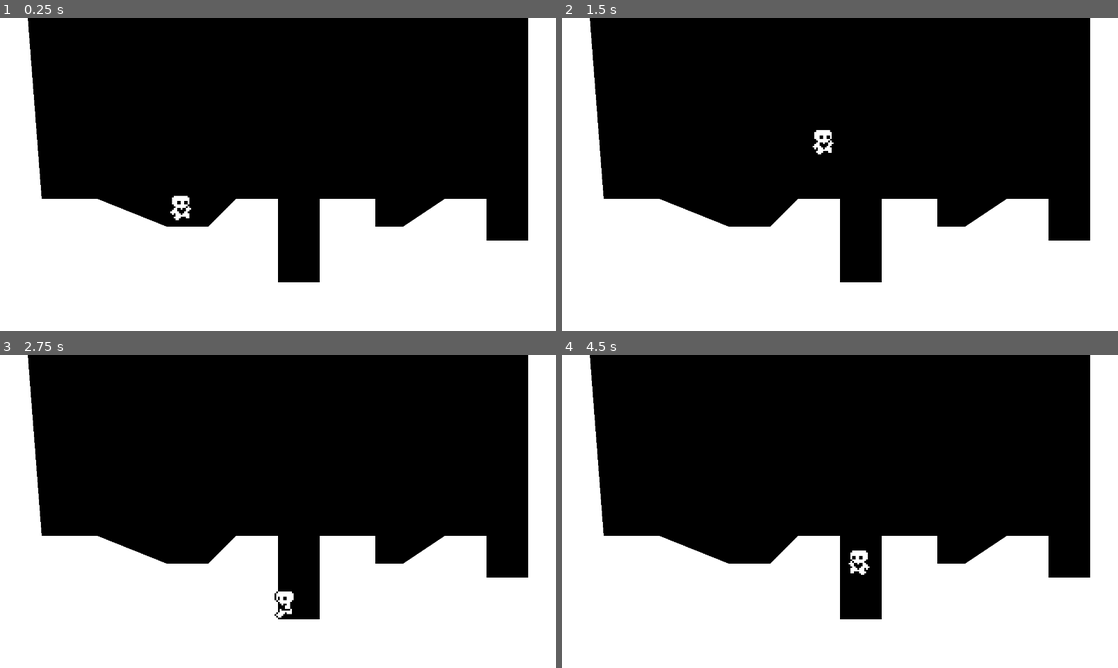
Above: before the commit, frames 1-4 (two rows, left to right).
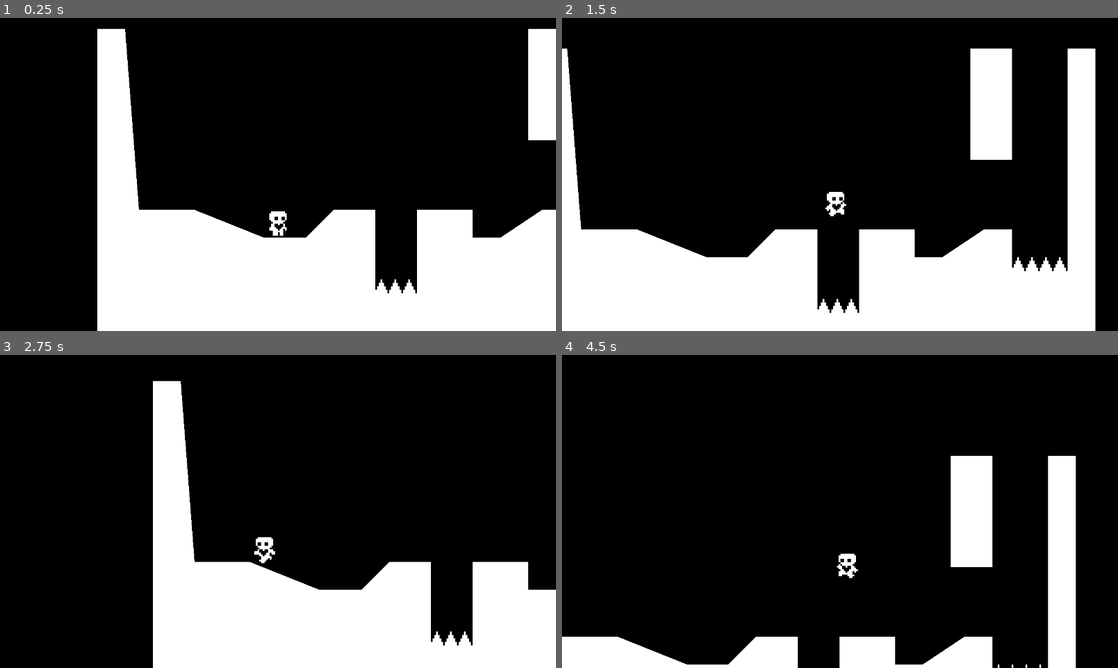
Above: after the commit, the same moments.

Repository: osake/heartbeast-g-4-platformer-tutorial
Game: Godot game, scene res://world.tscn
The game is run twice, just before and just after one commit, with the same random seed, the same clock (stepped at 60 frames per second) and the same inputs.
Inputs:
- Up to frame 1 (0.25 s): no input
- Up to frame 2 (1.5 s): tap Enter (ui_accept) at 0.5 s; hold Right (ui_right) from 0.53 s (still down); tap Space (jump) at 0.6, 0.77, 1.07, 1.35 s
- Up to frame 3 (2.75 s): tap Space (jump) at 1.52, 1.82, 2.1 s; release Right (ui_right) at 2.03 s; hold Left (ui_left) from 2.03 s (still down)
- Up to frame 4 (4.5 s): release Left (ui_left) at 2.78 s; hold Right (ui_right) 2.78-4.28 s; tap Space (jump) at 2.85, 3.02, 3.32, 3.6, 3.77, 4.07, 4.35 s; hold Left (ui_left) from 4.28 s (still down)

The runs differ from the first frame. In frame 1, 21% of the frame differs, in the area x 0-100%, y 0-100%; in frame 2, 23%; in frame 3, 29%; in frame 4, 42%.

Commit message:
Finished up to part 6

Diff:
--- a/default_movement_data.tres
+++ b/default_movement_data.tres
@@ -4,4 +4,5 @@
 
 [resource]
 script = ExtResource("1_l4pkd")
+acceleration = 1000.0
 metadata/_custom_type_script = "uid://b0asowaotbq5"
--- a/faster_movement_data.tres
+++ b/faster_movement_data.tres
@@ -4,6 +4,6 @@
 
 [resource]
 script = ExtResource("1_g4x8v")
-speed = 120.0
+speed = 500.0
 jump_velocity = -350.0
 metadata/_custom_type_script = "uid://b0asowaotbq5"
--- /dev/null
+++ b/hazard_area.tscn
@@ -0,0 +1,5 @@
+[gd_scene format=3 uid="uid://bbvehkhgrt4gi"]
+
+[node name="HazardArea" type="Area2D" unique_id=137282816]
+collision_layer = 4
+collision_mask = 0
--- a/player.gd
+++ b/player.gd
@@ -3,16 +3,23 @@
 
 @export var movement_data: PlayerMovementData
 
+var air_jump = false
+var just_wall_jumped = false
+
 @onready var animated_sprite_2d: AnimatedSprite2D = $AnimatedSprite2D
 @onready var coyote_jump_timer: Timer = $CoyoteJumpTimer
+#@onready var coyote_jump_timer: Timer = $CoyoteJumpTimer
+@onready var starting_position: Vector2 = global_position
 
 
 func _physics_process(delta: float) -> void:
 	apply_gravity(delta)
+	handle_wall_jump()
 	handle_jump()
 
 	var input_axis := Input.get_axis("ui_left", "ui_right")
 	handle_acceleration(input_axis, delta)
+	handle_air_acceleration(input_axis, delta)
 	handle_deceleration(input_axis, delta)
 	apply_air_resistance(input_axis, delta)
 
@@ -22,8 +29,9 @@
 	var just_left_ledge = was_on_floor and not is_on_floor() and velocity.y >= 0
 	if just_left_ledge:
 		coyote_jump_timer.start()
-	if Input.is_action_just_pressed("ui_up"):
-		movement_data = load("res://faster_movement_data.tres")
+	just_wall_jumped = false
+	#if Input.is_action_just_pressed("ui_up"):
+		#movement_data = load("res://faster_movement_data.tres")
 
 
 func apply_gravity(delta: float) -> void:
@@ -34,23 +42,45 @@
 
 func handle_jump() -> void:
 	"""Handle jump."""
+	if is_on_floor(): air_jump = true
 	# classic jump impl, maybe we can have a jump interface with different styles and then just inject/mix in the one we want to use?
    	#if Input.is_action_just_pressed("ui_accept") and is_on_floor():
 		#velocity.y = JUMP_VELOCITY
 	if is_on_floor() or coyote_jump_timer.time_left > 0.0:
 		if Input.is_action_just_pressed("jump"):
 			velocity.y = movement_data.jump_velocity
-
-	if not is_on_floor():
+	elif not is_on_floor():
 		# This is breaking my brain a bit, why is releasing the button impacting the height of the jump like a tap vs hold for height
 		# with the right side of the `and` statement, this actually acts as a secondary jump mid-air which was kinda cool IMO, sort of a last gasp anti-physics maneuver
 		if Input.is_action_just_released("jump") and velocity.y < movement_data.jump_velocity / 2:
 			velocity.y = movement_data.jump_velocity / 2
 
+		if Input.is_action_just_pressed("jump") and air_jump and not just_wall_jumped:
+			velocity.y = movement_data.jump_velocity * 0.8
+			air_jump = false
+
+
+func handle_wall_jump() -> void:
+	if not is_on_wall_only(): return
+	var wall_normal = get_wall_normal()
+	if Input.is_action_just_pressed("jump"):
+		velocity.x = wall_normal.x * movement_data.speed
+		velocity.y = movement_data.jump_velocity
+		just_wall_jumped = true
+
+
 func handle_acceleration(input_axis: float, delta: float):
 	"""Handle directional movement."""
+	if not is_on_floor(): return
 	if input_axis != 0:
 		velocity.x = move_toward(velocity.x, movement_data.speed * input_axis, movement_data.acceleration * delta)
+
+
+func handle_air_acceleration(input_axis: float, delta: float):
+	if is_on_floor(): return
+	if input_axis != 0:
+		velocity.x = move_toward(velocity.x, movement_data.speed * input_axis, movement_data.air_acceleration * delta)
+
 
 func handle_deceleration(input_axis: float, delta: float):
 	"""Apply friction to stop movement."""
@@ -67,6 +97,12 @@
 	if not is_on_floor():
 		animated_sprite_2d.play("jump")
 
+
 func apply_air_resistance(input_axis: float, delta: float):
 	if input_axis == 0 and not is_on_floor():
 		velocity.x = move_toward(velocity.x, 0, movement_data.air_resistance * delta)
+
+
+func _on_hazard_detector_area_entered(area: Area2D) -> void:
+	#queue_free()
+	global_position = starting_position
--- a/player.tscn
+++ b/player.tscn
@@ -1,7 +1,7 @@
 [gd_scene format=3 uid="uid://dfiakd7mtvrm3"]
 
 [ext_resource type="Script" uid="uid://dfniyyoxrfjkk" path="res://player.gd" id="1_onrkg"]
-[ext_resource type="Resource" uid="uid://cfjc53lcr60hg" path="res://slower_movement_data.tres" id="2_i3pqv"]
+[ext_resource type="Resource" uid="uid://dcv43winuum5t" path="res://default_movement_data.tres" id="2_i3pqv"]
 [ext_resource type="Texture2D" uid="uid://dphb8ifwk6stu" path="res://assets/art/player.png" id="2_onrkg"]
 
 [sub_resource type="AtlasTexture" id="AtlasTexture_i3pqv"]
@@ -81,7 +81,11 @@
 [sub_resource type="RectangleShape2D" id="RectangleShape2D_onrkg"]
 size = Vector2(8, 15)
 
+[sub_resource type="RectangleShape2D" id="RectangleShape2D_i3pqv"]
+size = Vector2(6, 12)
+
 [node name="Player" type="CharacterBody2D" unique_id=2145919557]
+collision_layer = 2
 floor_stop_on_slope = false
 floor_constant_speed = true
 floor_snap_length = 3.0
@@ -101,3 +105,18 @@
 [node name="CoyoteJumpTimer" type="Timer" parent="." unique_id=527043808]
 wait_time = 0.05
 one_shot = true
+
+[node name="Camera2D" type="Camera2D" parent="." unique_id=591138522]
+position = Vector2(0, -32)
+position_smoothing_enabled = true
+position_smoothing_speed = 10.0
+
+[node name="HazardDetector" type="Area2D" parent="." unique_id=817177277]
+collision_layer = 0
+collision_mask = 4
+
+[node name="CollisionShape2D" type="CollisionShape2D" parent="HazardDetector" unique_id=1671884042]
+position = Vector2(0, -7)
+shape = SubResource("RectangleShape2D_i3pqv")
+
+[connection signal="area_entered" from="HazardDetector" to="." method="_on_hazard_detector_area_entered"]
--- a/project.godot
+++ b/project.godot
@@ -32,6 +32,12 @@
 ]
 }
 
+[layer_names]
+
+2d_physics/layer_1="World"
+2d_physics/layer_2="Player"
+2d_physics/layer_3="Hazards"
+
 [physics]
 
 3d/physics_engine="Jolt Physics"
--- a/scripts/player_movement_data.gd
+++ b/scripts/player_movement_data.gd
@@ -7,3 +7,4 @@
 @export var friction = 400.0 # lower for just a wee bit of slide after moving
 @export var gravity_scale = 1.0
 @export var air_resistance = 200.0
+@export var air_acceleration = 400.0
--- /dev/null
+++ b/spikes.tscn
@@ -0,0 +1,18 @@
+[gd_scene format=3 uid="uid://cdr85jq7hmk6b"]
+
+[ext_resource type="Texture2D" uid="uid://bda1pl63ktaf8" path="res://assets/art/spikes.png" id="1_s0g1x"]
+[ext_resource type="PackedScene" uid="uid://bbvehkhgrt4gi" path="res://hazard_area.tscn" id="2_nrdsm"]
+
+[node name="Spikes" type="Node2D" unique_id=1973487643]
+position = Vector2(8, -8)
+
+[node name="Sprite2D" type="Sprite2D" parent="." unique_id=810661938]
+texture = ExtResource("1_s0g1x")
+
+[node name="HazardArea" parent="." unique_id=137282816 instance=ExtResource("2_nrdsm")]
+
+[node name="CollisionPolygon2D" type="CollisionPolygon2D" parent="HazardArea" unique_id=925633655]
+polygon = PackedVector2Array(-8, 8, -5, 2, -4, 2, -1, 8)
+
+[node name="CollisionPolygon2D2" type="CollisionPolygon2D" parent="HazardArea" unique_id=1350458858]
+polygon = PackedVector2Array(0, 8, 3, 2, 4, 2, 7, 8)
--- a/world.tscn
+++ b/world.tscn
@@ -2,16 +2,47 @@
 
 [ext_resource type="Script" uid="uid://b10nj54044d6l" path="res://world.gd" id="1_f3sb7"]
 [ext_resource type="PackedScene" uid="uid://dfiakd7mtvrm3" path="res://player.tscn" id="2_fj7yv"]
+[ext_resource type="PackedScene" uid="uid://cdr85jq7hmk6b" path="res://spikes.tscn" id="3_tlwt5"]
+
+[sub_resource type="RectangleShape2D" id="RectangleShape2D_tlwt5"]
+size = Vector2(24, 64)
 
 [node name="World" type="Node2D" unique_id=1571912497]
 script = ExtResource("1_f3sb7")
 
 [node name="StaticBody2D" type="StaticBody2D" parent="." unique_id=268248615]
+collision_mask = 0
 
 [node name="CollisionPolygon2D" type="CollisionPolygon2D" parent="StaticBody2D" unique_id=2142212043]
-polygon = PackedVector2Array(0, 0, 16, 0, 24, 104, 56, 104, 96, 120, 120, 120, 136, 104, 160, 104, 160, 152, 184, 152, 184, 104, 216, 104, 216, 120, 232, 120, 256, 104, 280, 104, 280, 128, 304, 128, 304, 0, 320, 0, 320, 184, 0, 184)
+polygon = PackedVector2Array(0, 0, 16, 0, 24, 104, 56, 104, 96, 120, 120, 120, 136, 104, 160, 104, 160, 152, 184, 152, 184, 104, 216, 104, 216, 120, 232, 120, 256, 104, 272, 104, 272, 128, 304, 128, 304, 0, 320, 0, 320, 184, 0, 184)
 
 [node name="Polygon2D" type="Polygon2D" parent="StaticBody2D/CollisionPolygon2D" unique_id=2116253700]
 
 [node name="Player" parent="." unique_id=2145919557 instance=ExtResource("2_fj7yv")]
 position = Vector2(104, 104)
+
+[node name="StaticBody2D2" type="StaticBody2D" parent="." unique_id=1486592902]
+position = Vector2(255, 10)
+collision_mask = 0
+
+[node name="CollisionShape2D" type="CollisionShape2D" parent="StaticBody2D2" unique_id=1389121647]
+position = Vector2(5, 22)
+shape = SubResource("RectangleShape2D_tlwt5")
+
+[node name="ColorRect" type="ColorRect" parent="StaticBody2D2" unique_id=847057853]
+offset_left = -7.0
+offset_top = -10.0
+offset_right = 17.0
+offset_bottom = 54.0
+
+[node name="Spikes" parent="." unique_id=1973487643 instance=ExtResource("3_tlwt5")]
+position = Vector2(168, 144)
+
+[node name="Spikes2" parent="." unique_id=1529481462 instance=ExtResource("3_tlwt5")]
+position = Vector2(176, 144)
+
+[node name="Spikes3" parent="." unique_id=1931251983 instance=ExtResource("3_tlwt5")]
+position = Vector2(280, 120)
+
+[node name="Spikes4" parent="." unique_id=318963921 instance=ExtResource("3_tlwt5")]
+position = Vector2(296, 120)
